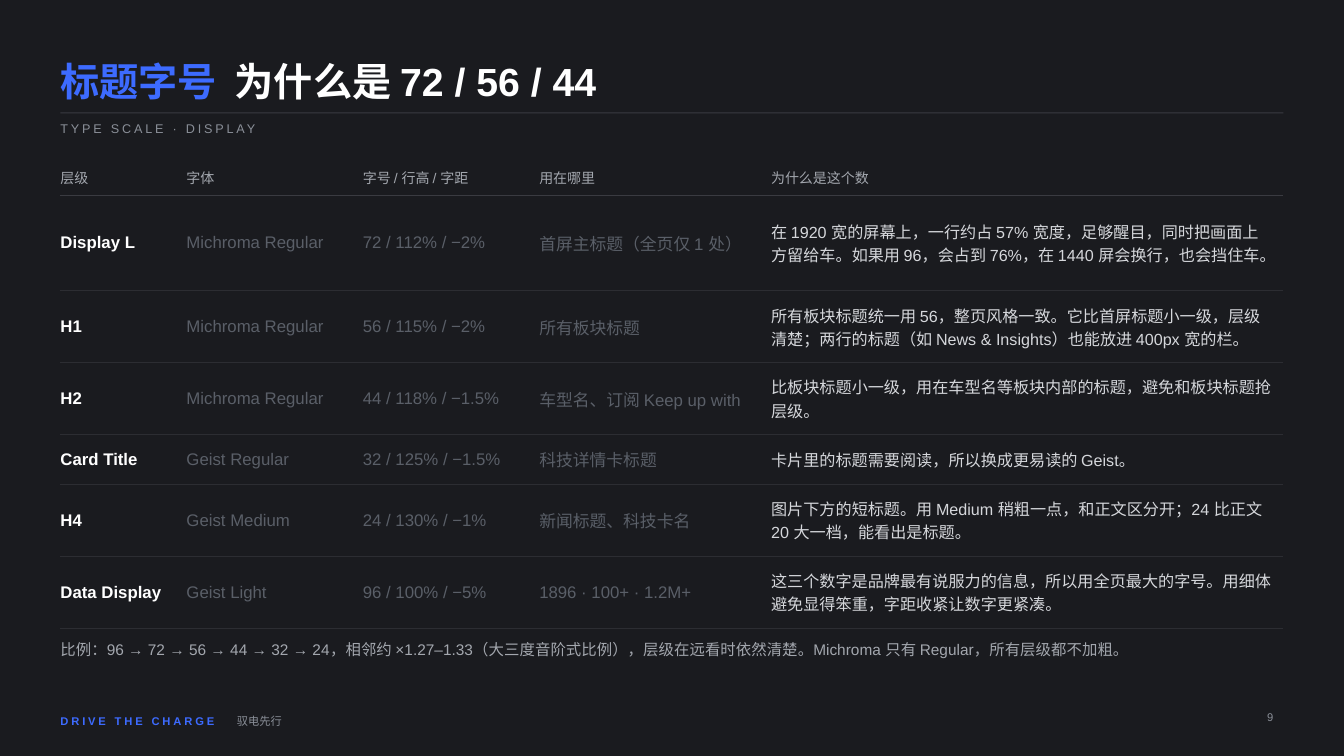
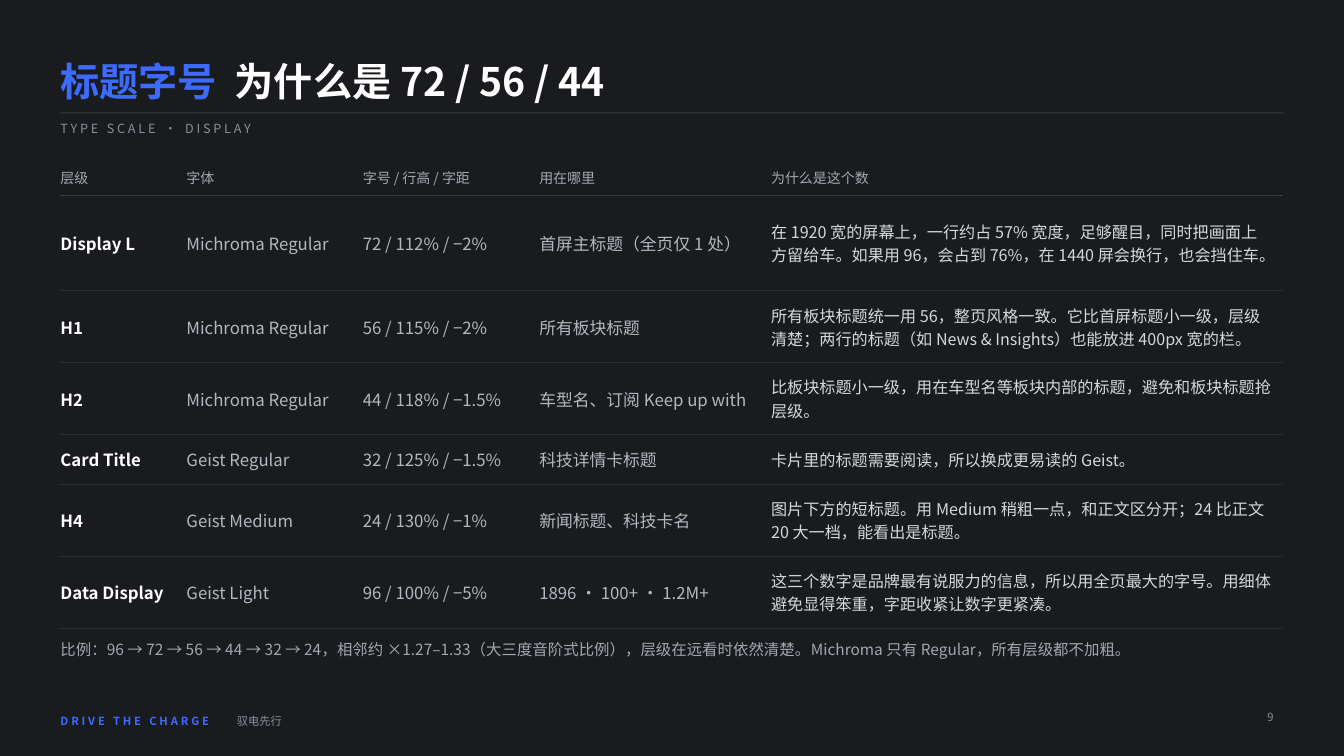
Before and after one commit to deko009/Claude, a slide deck: slide 9 of deck/MAXUS_首页WebUI_设计解说.pptx. Drawn at 1344x756 pixels with LibreOffice and Linux fonts; fonts in the diff are those of the drawing. Boxes give left, top, right and bottom in pixels: in the first picture for what was removed or moved away, otherwise in the second. Text is boxed around its words. In the diff, an @@ line names an element or a change of style, - is before the commit and + after.

```diff
--- a/deck/MAXUS_首页WebUI_设计解说.pptx
+++ b/deck/MAXUS_首页WebUI_设计解说.pptx
@@ table at (60,161,1284,616) @@
@@ font Arial to Noto Sans CJK SC @@
@@ text colour #5A5F68 to #B4B7BD in "Michroma Regular", "72 / 112% / −2%", "首屏主标题（全页仅 1 处）", "Michroma Regular" and 14 more places @@
@@ font Arial to Noto Sans CJK SC in 4 elements at (60,62,604,100), (60,123,251,133), (60,642,1131,659), (60,716,209,725) @@
```
Also in this commit, not shown: 28 other slides changed, 2 other files.
